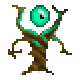
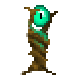
Before/after of a w=80, h=80 layered artwork. What changed in the layer stack:
hid group "enemy_fontal" (4 layers) over [8, 5, 72, 75]
showed group "enemy_fontal_seite" (8 layers) over [20, 5, 58, 75]
renamed "Ebene 7" to "eye-ball", moved it into group "enemy_fontal_seite", painted on it over [30, 9, 50, 29]
added group "corps" with 3 layers in group "enemy_fontal_seite" over [20, 7, 58, 75]
moved "Ebene 13" into group "corps" over [30, 23, 48, 51]
moved "Ebene 10" into group "corps" over [32, 7, 58, 35]
renamed "Ebene 3" to "stamp", moved it into group "corps" over [20, 29, 56, 75]
